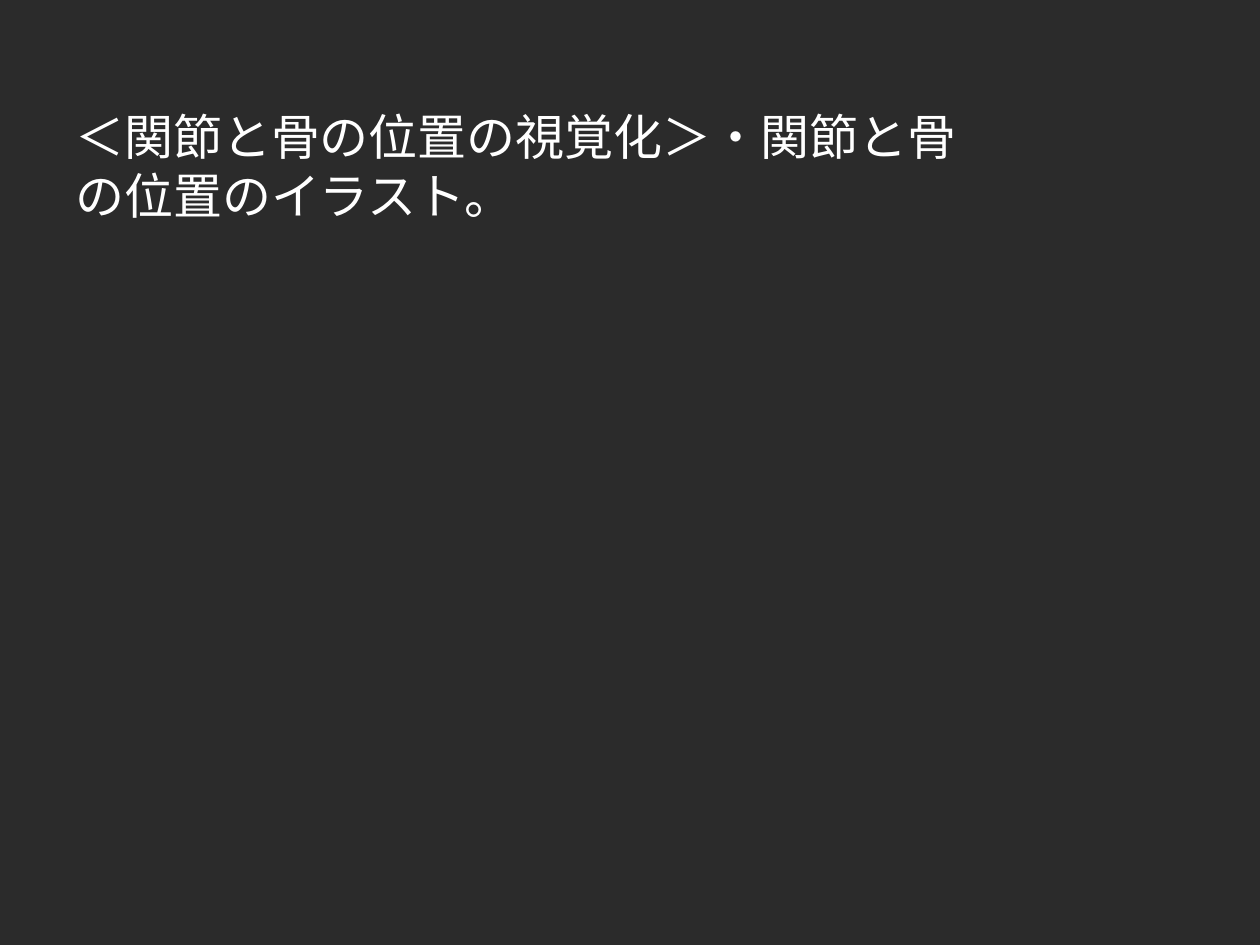
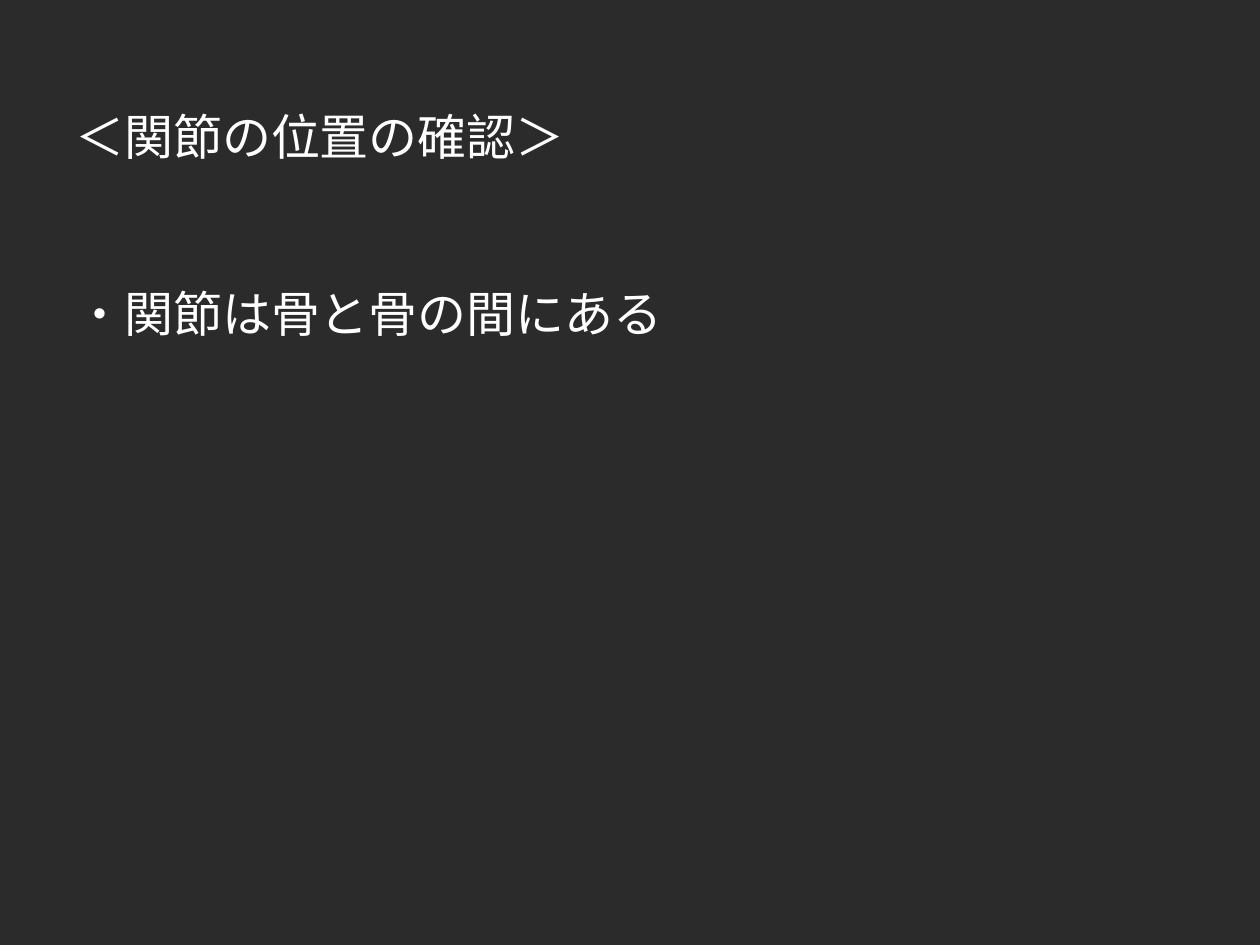
Before and after one commit to moriten0318/AITeacher_python, a slide deck: slide 4 of test_presentation.pptx (slide 6 before the commit). Drawn at 1260x945 pixels with LibreOffice and Linux fonts; fonts in the diff are those of the drawing; background and template pictures are left out; a plain dark background stands for a picture behind light text. Boxes give left, top, right and bottom in pixels: in the first picture for what was removed or moved away, otherwise in the second. Text is boxed around its words. In the diff, an @@ line names an element or a change of style, - is before the commit and + after.

```diff
--- a/test_presentation.pptx
+++ b/test_presentation.pptx
@@ text at box(75, 113, 662, 336): text changed @@
-＜関節と骨の位置の視覚化＞・関節と骨
-の位置のイラスト。
+＜関節の位置の確認＞
+・関節は骨と骨の間にある
```
Also in this commit, not shown: 6 other slides changed, 1 slide added, 54 other files.
